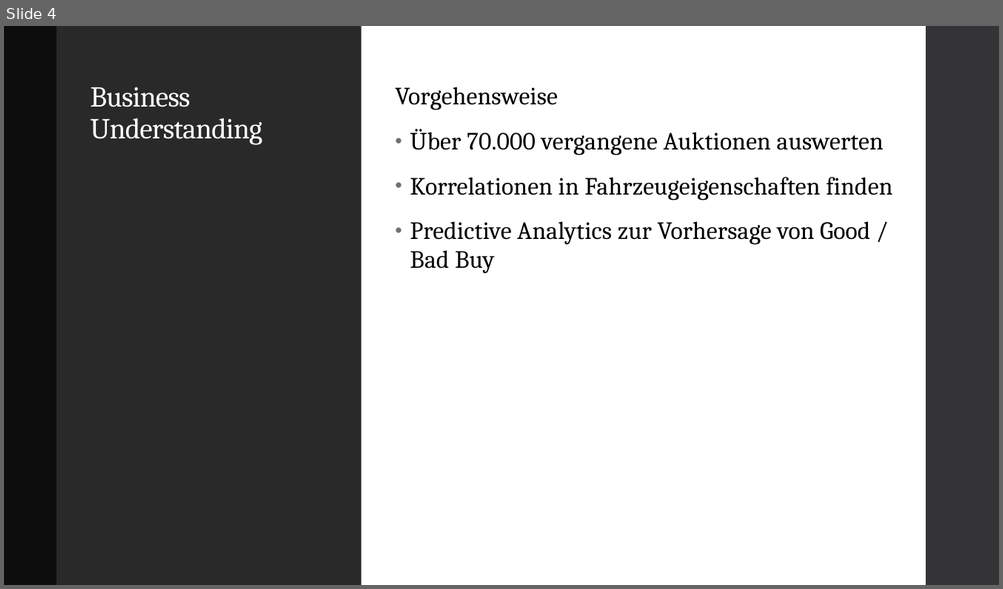
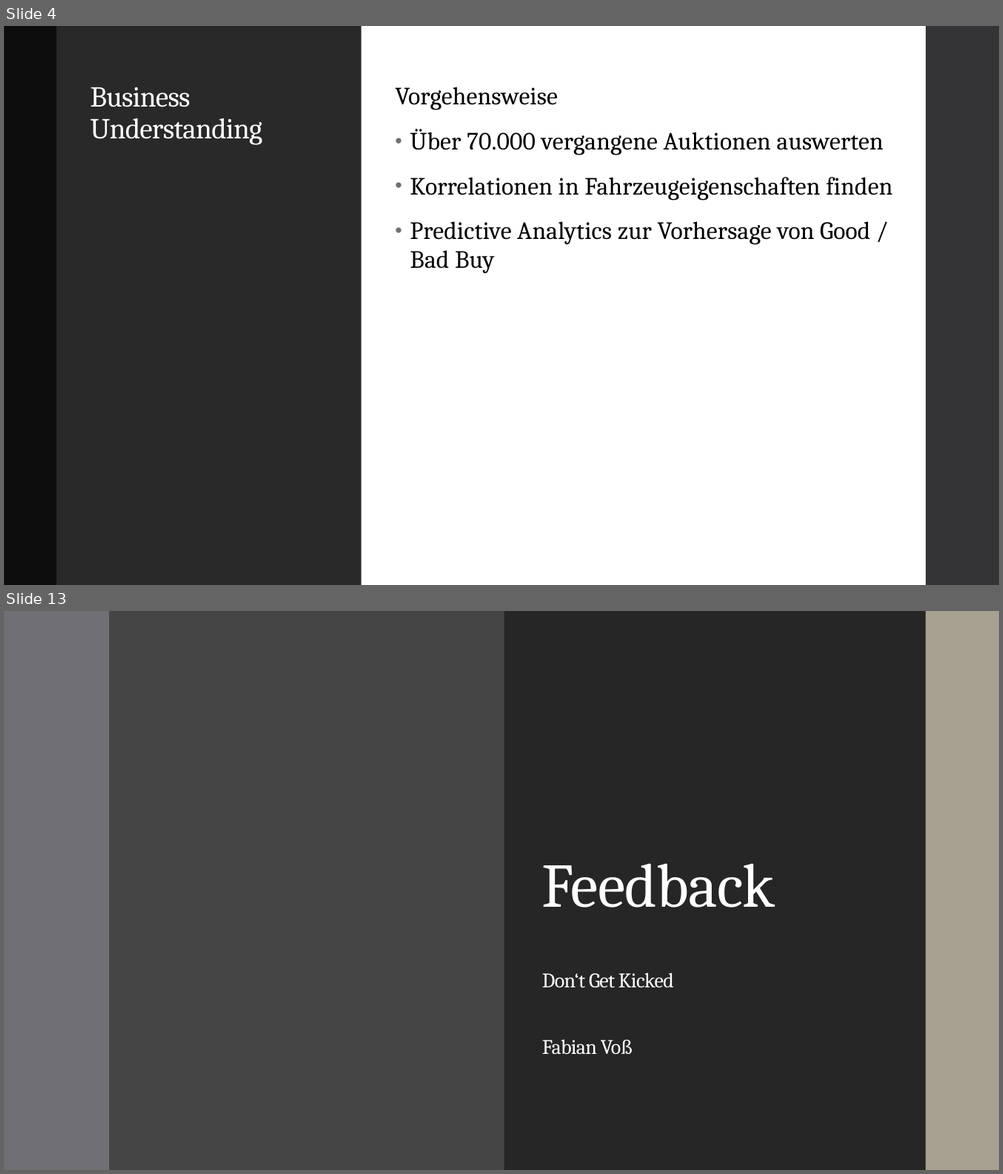
Before and after one commit to fab796/Studienarbeit, a slide deck: Don‘t Get Kicked.pptx. Shown one above the other, each under a label of ours: slide 4 before the commit, slides 4 and 13 after it; the slides between them are not shown. The pictures are 1003x589 and 1003x1174 pixels, drawn with LibreOffice and Linux fonts; fonts in the diff are those of the drawing. Boxes give left, top, right and bottom in pixels: in the first picture for what was removed or moved away, otherwise in the second. Text is boxed around its words. In the diff, an @@ line names an element or a change of style, - is before the commit and + after.

```diff
--- a/Don‘t Get Kicked.pptx
+++ b/Don‘t Get Kicked.pptx
@@ slide 13 added at (x1=4, y1=611, x2=999, y2=1170), background #454545 @@
@@ rectangle added at (x1=4, y1=611, x2=109, y2=1170), fill #6F6F74 @@
@@ rectangle added at (x1=504, y1=611, x2=925, y2=1170), fill #262626 @@
@@ rectangle added at (x1=925, y1=611, x2=999, y2=1170), fill #A7A192 @@
@@ title added at (x1=542, y1=863, x2=775, y2=1054), 20 pt, text #FFFFFF @@
+Feedback
+Don‘t Get Kicked
+Fabian Voß
```
Also in this commit, not shown: 1 slide changed, 7 other slides added, 3 slides removed.
